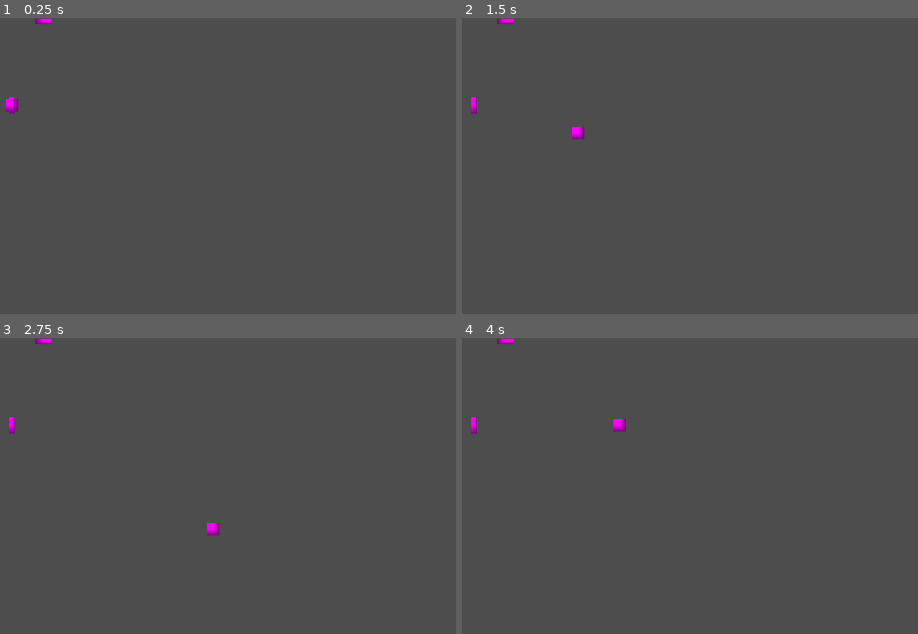
Above: before the commit, frames 1-4 (two rows, left to right).
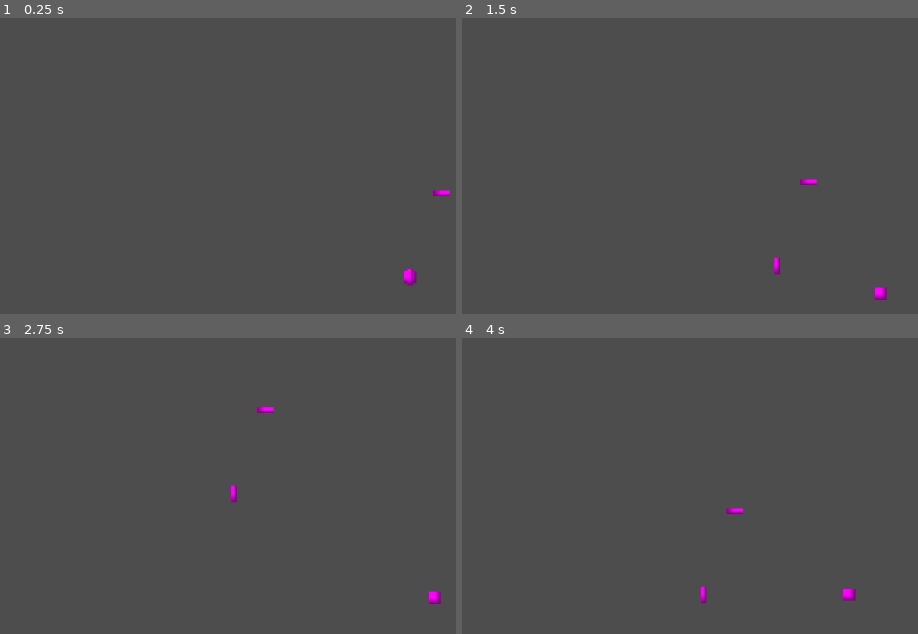
Above: after the commit, the same moments.

Repository: Utedass/PaDoor
Game: Godot game, scene res://main.tscn
The game is run twice, just before and just after one commit, with the same random seed, the same clock (stepped at 60 frames per second) and the same inputs.
Inputs:
- Up to frame 1 (0.25 s): no input
- Up to frame 2 (1.5 s): tap Enter at 0.5 s; hold Right (ui_right) 0.53-1.28 s; hold Down (ui_down) from 1.28 s (still down)
- Up to frame 3 (2.75 s): tap Space at 2 s; release Down (ui_down) at 2.03 s; hold Right (ui_right) from 2.03 s (still down)
- Up to frame 4 (4 s): release Right (ui_right) at 2.78 s; hold Up (ui_up) 2.78-3.53 s; hold Left (ui_left) from 3.53 s (still down)

The runs differ from the first frame. In frame 1, 0.4% of the frame differs, in the area x 1-99%, y 0-91%; in frame 2, 0.5%; in frame 3, 0.5%, in the area x 1-97%, y 0-90%; in frame 4, 0.5%.

Commit message:
Add camera movement

Diff:
--- a/main.tscn
+++ b/main.tscn
@@ -22,3 +22,7 @@
 
 [node name="CollisionShape2D" type="CollisionShape2D" parent="Player"]
 shape = SubResource("CircleShape2D_h2yge")
+
+[node name="Camera2D" type="Camera2D" parent="Player"]
+position = Vector2(-50, -50)
+position_smoothing_enabled = true
--- a/scripts/map_manager.gd
+++ b/scripts/map_manager.gd
@@ -19,11 +19,11 @@
 	# Wait a frame so nodes are ready
 	await get_tree().process_frame
 	var target_found: bool = false
-	for door in new_map.get_tree().get_nodes_in_group("doors"):
+	for door: Node2D in new_map.get_tree().get_nodes_in_group("doors"):
 		door.connect("door_triggered", _on_door_triggered)
 		if door.door_id == entry_id:
 			target_found = true
-			player.global_position = door.global_position
+			player.teleport(door.global_position)
 	if not target_found:
 		return
 	if current_map:
--- a/scripts/player.gd
+++ b/scripts/player.gd
@@ -8,3 +8,8 @@
 	dir.y = Input.get_action_strength("ui_down") - Input.get_action_strength("ui_up")
 	velocity = dir.normalized() * speed
 	move_and_slide()
+
+func teleport(position: Vector2):
+	var camera:Camera2D = $Camera2D
+	global_position = position
+	camera.reset_smoothing()
